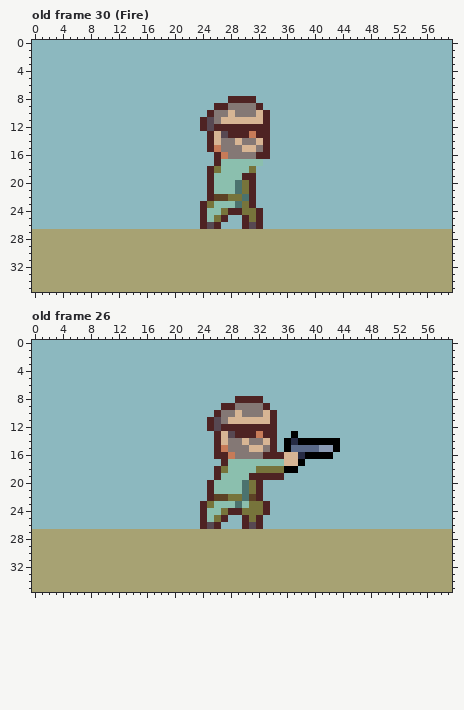
Pixel-art file, stored at resources/art/raw/character_animations/main_character_gun.aseprite. That is the earlier state.
60x36 pixels, 37 frames. Colours within 5 levels of each other are drawn and written as one. Shown: old frame 30 (Fire), old frame 26. The commit also changed other frames, which this record leaves out.
After:
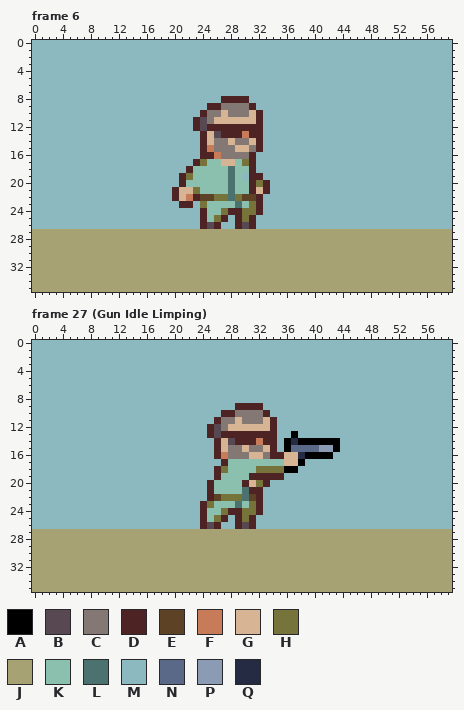
Palette (. is transparent): A #000000  B #574852  C #847875  D #4e2323  E #5d4225  F #c77b58  G #d7b594  H #77743b  J #a7a273  K #8bbfae  L #4b726e  M #8cb8bf  N #5a6988  P #8b9bb4  Q #262b44
A new or re-ordered frame is compared with the old frame closest to it.
Changes in this commit:
frames 37 -> 45
Changed rows in their new state; - is an unchanged pixel.
Frame 6 is new; against old frame 30 (Fire), layers "body", "Layer 4":
first column x 20:
 8 -------D---M--
 9 -----D-C---DM-
10 ----DC-GC--GDM
11 ---DBCG-----DM
12 ---DBD-------M
13 ----DGBD--FD-M
14 ----DGC-GC-GDM
15 ----DFC--G-CDM
16 ----DDFC---DMM
17 ---DHKKGG-HDM-
18 --DKKKK-L--D--
19 -DHKKK--L-M-D-
20 -DKKKK--LKK-HD
21 DGGHKK--LKK-GD
22 DGFDEEHHL-EED-
23 -DD-HK----KHD-
25 ---------DHDM-
26 ---------DBDM-
Frame 27 (Gun Idle Limping) is new; against old frame 26, layer "body":
first column x 25:
 8 ----MMMM--
 9 --MMDDDDM-
10 -MDDC---DM
11 MD-C-CCC--
12 --CGGGGGG-
13 DBDD---D--
14 ---BDDDFD-
15 --G--GCCG-
16 --FC--GGC-
first column x 27:
20 ---DGHD
21 ----D--
22 H------
23 -----DM
24 -----DM
25 --DHDM-
26 --DBDM-
